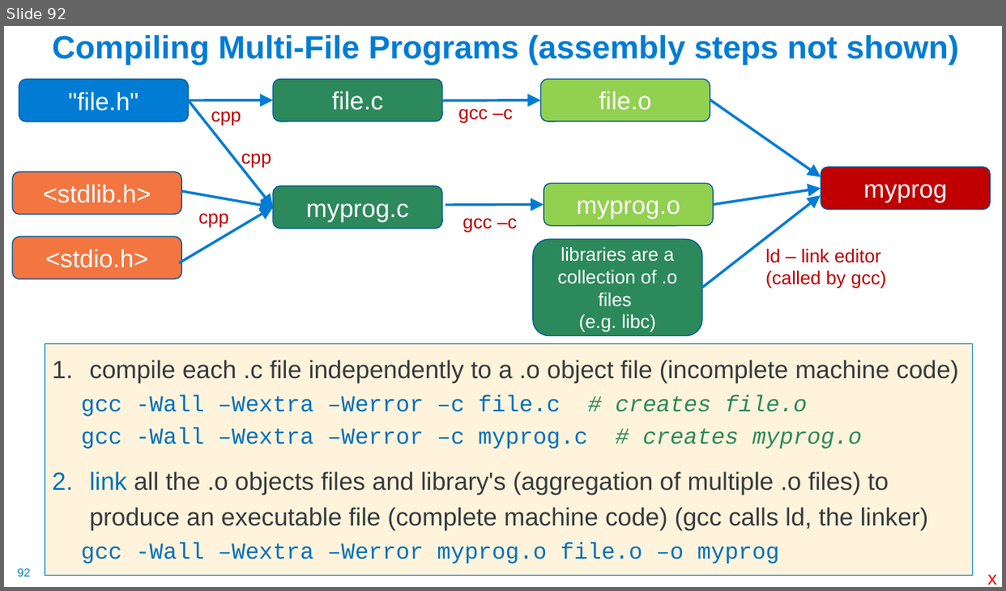
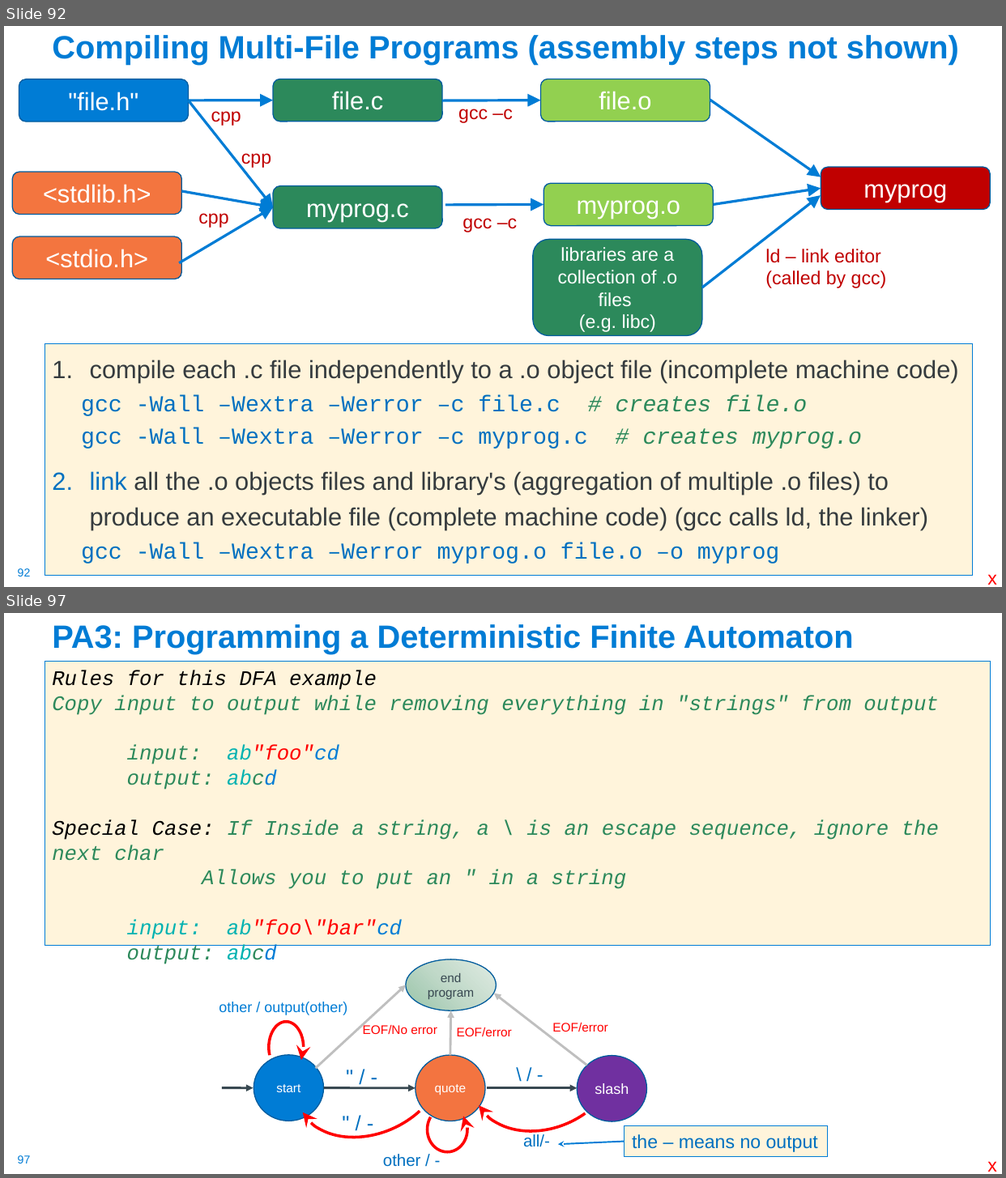
Before and after one commit to cse30-sp24/Muller-Slides, a slide deck: 01-C-Part1.pptx. Shown one above the other, each under a label of ours: slide 92 before the commit, slides 92 and 97 after it; the slides between them are not shown. The pictures are 1006x591 and 1006x1178 pixels, drawn with LibreOffice and Linux fonts; fonts in the diff are those of the drawing. Boxes give left, top, right and bottom in pixels: in the first picture for what was removed or moved away, otherwise in the second. Text is boxed around its words. In the diff, an @@ line names an element or a change of style, - is before the commit and + after.

```diff
--- a/01-C-Part1.pptx
+++ b/01-C-Part1.pptx
@@ slide 97 added at bbox=[4, 613, 1002, 1174], background #FFFFFF; not listed: 1 template element that a slide beside it also shows @@
@@ title added at bbox=[52, 624, 854, 653], 31 pt, text #007CD5, bold @@
+PA3: Programming a Deterministic Finite Automaton
@@ rectangle added at bbox=[44, 661, 991, 945], fill #FFF4DB, outline #007CD5 0.75 pt, 20 pt, text #2C895B, italic @@
+Rules for this DFA example
+Copy input to output while removing everything in "strings" from output
+input: ab"foo"cd
+output: abcd
+Special Case: If Inside a string, a \ is an escape sequence, ignore the next char
+Allows you to put an " in a string
+input: ab"foo\"bar"cd
+output: abcd
@@ group added at bbox=[219, 960, 646, 1160]: 8 texts, 6 arrows, 4 ellipses, 4 arc (boxed as its full ellipse)s @@
+start
+quote
+slash
+\ / -
+other / output(other)
+" / -
+EOF/No error
+all/-
+end program
+" / -
+EOF/error
+EOF/error
@@ arrow added from (624, 1142) to (558, 1144), #007CD5 1.5 pt @@
@@ rectangle added at bbox=[624, 1127, 828, 1157], fill #FFF4DB, outline #007CD5 0.75 pt, 18 pt, text #0070C0 @@
+the – means no output
@@ text added at bbox=[383, 1154, 421, 1167], 16 pt, text #0070C0 @@
+other / -
@@ text added at bbox=[987, 1161, 997, 1172], 18 pt, text #FF0000 @@
+x
```
Also in this commit, not shown: 3 slides changed, 9 other slides added, 3 other files.
